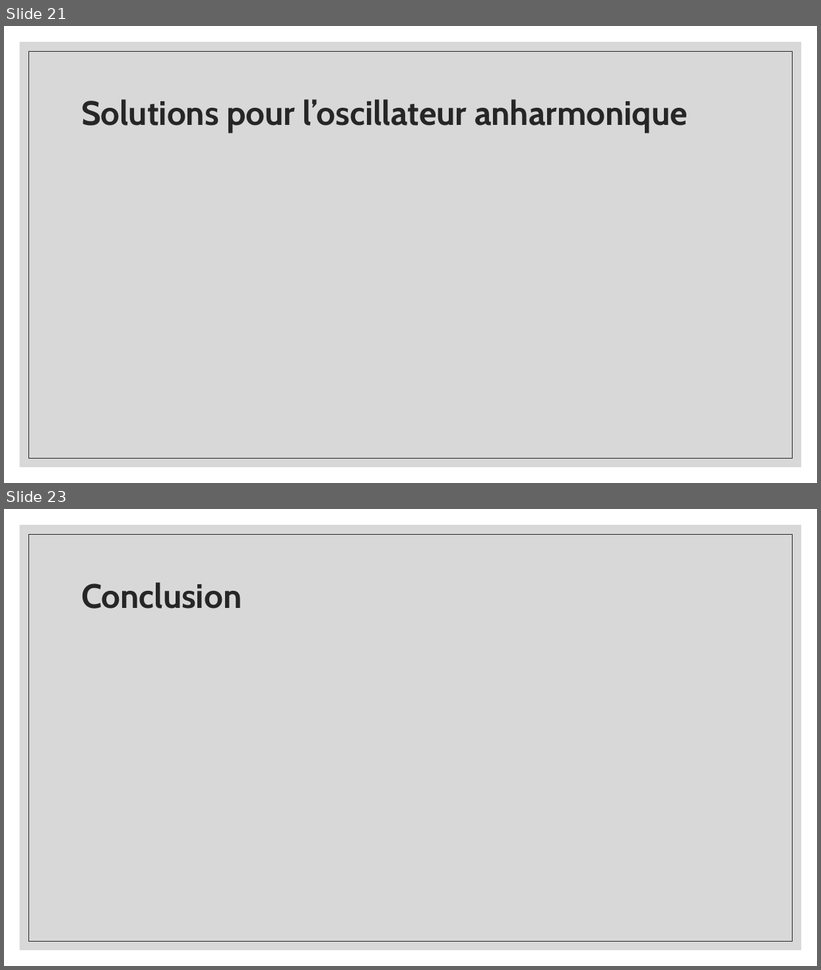
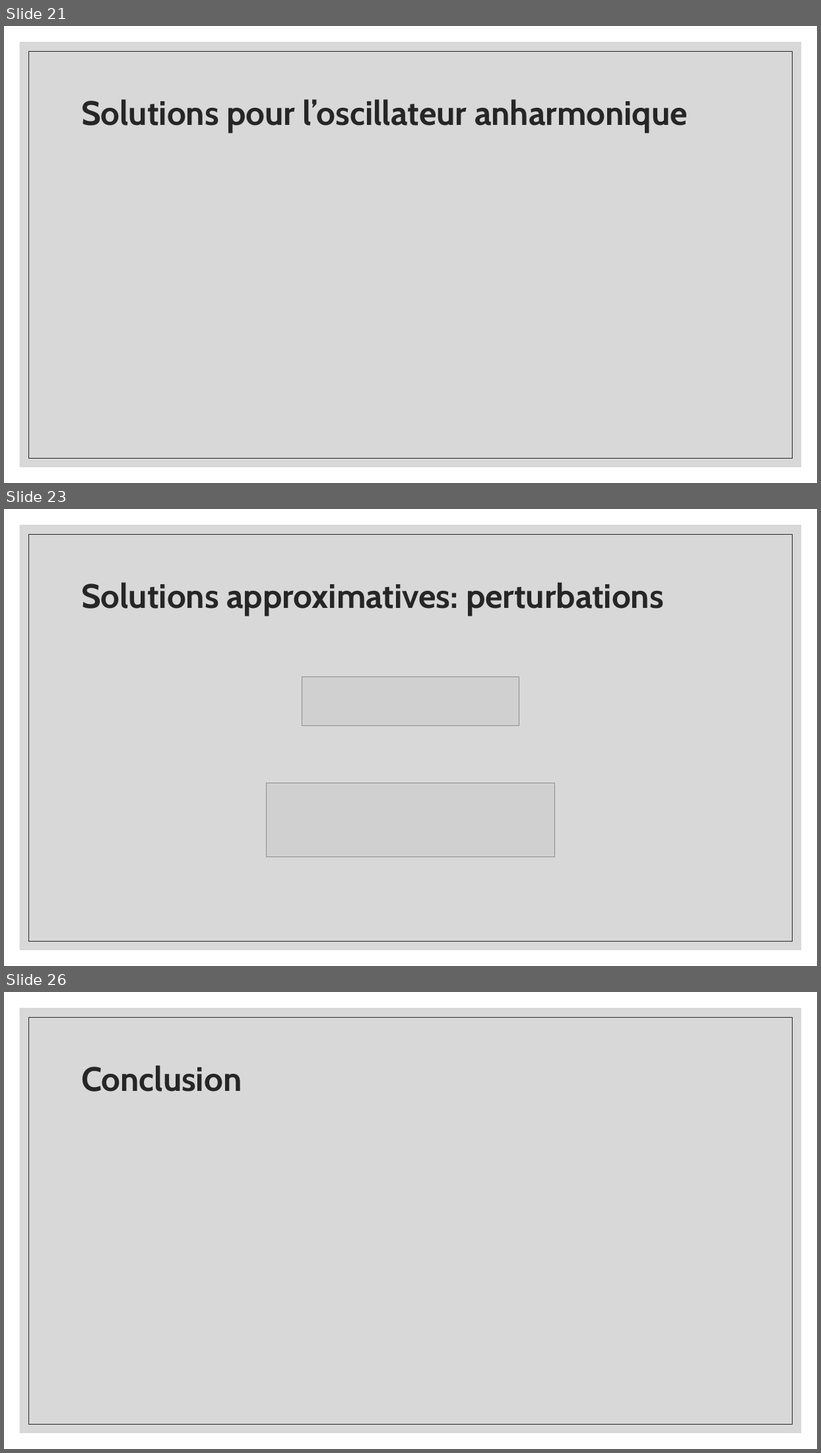
Before and after one commit to gahem1/Physique_Numerique, a slide deck: Solutions d’une équation aux valeurs propres.pptx. Shown one above the other, each under a label of ours: slides 21 and 23 before the commit, slides 21, 23 and 26 after it; the slides between them are not shown. The pictures are 821x970 and 821x1453 pixels, drawn with LibreOffice and Linux fonts; fonts in the diff are those of the drawing; grey boxes stand for pictures. Boxes give left, top, right and bottom in pixels: in the first picture for what was removed or moved away, otherwise in the second. Text is boxed around its words. In the diff, an @@ line names an element or a change of style, - is before the commit and + after.

Commit message:
correction + perturbation

```diff
--- a/Solutions d’une équation aux valeurs propres.pptx
+++ b/Solutions d’une équation aux valeurs propres.pptx
@@ slide 23 added at [4,509,817,966], background #FFFFFF; not listed: 2 template elements that a slide beside it also shows @@
@@ title added at [81,582,664,615], 40 pt, text #262626, bold @@
+Solutions approximatives: perturbations
@@ picture added at [302,677,519,725] @@
@@ picture added at [266,783,555,857] @@
@@ what was slide 23 is now slide 26 @@
```
Also in this commit, not shown: 16 slides changed, 3 other slides added, 1 slide removed.
